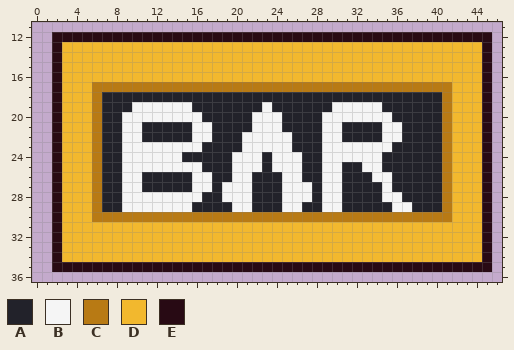
Pixel-art file, stored at 画像完成品/ルーレット_作り直し/Aseprite/symbol_bar.aseprite. That is the earlier state.
48x48 pixels, 1 frame. Shown: x 0..46, y 11..36.
Palette (. is transparent): A #22222a  B #f5f5f5  C #b87a14  D #f2b82e  E #280a14
Pixels before, first column x 2:
12 EEEEEEEEEEEEEEEEEEEEEEEEEEEEEEEEEEEEEEEEEEEE
13 EDDDDDDDDDDDDDDDDDDDDDDDDDDDDDDDDDDDDDDDDDDE
14 EDDDDDDDDDDDDDDDDDDDDDDDDDDDDDDDDDDDDDDDDDDE
15 EDDDDDDDDDDDDDDDDDDDDDDDDDDDDDDDDDDDDDDDDDDE
16 EDDDDDDDDDDDDDDDDDDDDDDDDDDDDDDDDDDDDDDDDDDE
17 EDDDCCCCCCCCCCCCCCCCCCCCCCCCCCCCCCCCCCCCDDDE
18 EDDDCAAAAAAAAAAAAAAAAAAAAAAAAAAAAAAAAAACDDDE
19 EDDDCAAABBBBBBAAAAAAABAAAAAABBBBBAAAAAACDDDE
20 EDDDCAABBBBBBBBAAAAABBBAAAABBBBBBBAAAAACDDDE
21 EDDDCAABBAAAAABBAAAABBBAAAABBAAAABBAAAACDDDE
22 EDDDCAABBAAAAABBAAABBBBBAAABBAAAABBAAAACDDDE
23 EDDDCAABBBBBBBBAAAABBBBBAAABBBBBBBAAAAACDDDE
24 EDDDCAABBBBBBAAAAABBBABBBAABBBBBBAAAAAACDDDE
25 EDDDCAABBBBBBBBAAABBBABBBAABBAABBAAAAAACDDDE
26 EDDDCAABBAAAAABBAABBAAABBAABBAAABBAAAAACDDDE
27 EDDDCAABBAAAAABBABBBAAABBBABBAAAABAAAAACDDDE
28 EDDDCAABBBBBBBBAABBBAAABBBABBAAAABBAAAACDDDE
29 EDDDCAABBBBBBBAAAABBAAABBAABBAAAAABBAAACDDDE
30 EDDDCCCCCCCCCCCCCCCCCCCCCCCCCCCCCCCCCCCCDDDE
31 EDDDDDDDDDDDDDDDDDDDDDDDDDDDDDDDDDDDDDDDDDDE
32 EDDDDDDDDDDDDDDDDDDDDDDDDDDDDDDDDDDDDDDDDDDE
33 EDDDDDDDDDDDDDDDDDDDDDDDDDDDDDDDDDDDDDDDDDDE
34 EDDDDDDDDDDDDDDDDDDDDDDDDDDDDDDDDDDDDDDDDDDE
35 EEEEEEEEEEEEEEEEEEEEEEEEEEEEEEEEEEEEEEEEEEEE
And afterwards:
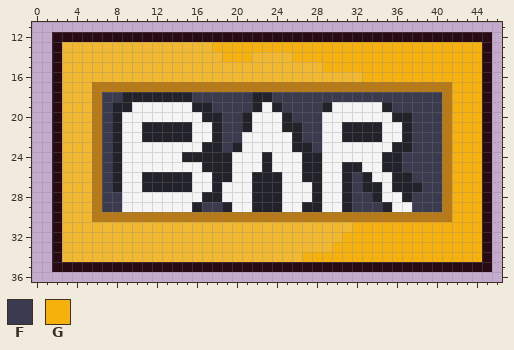
Colours new in this view: F #3b3b4f  G #f6b10c
Changes in this commit:
y 13: x 18..44 DDDDDDDDDDDDDDDDDDDDDDDDDDD -> GGGGGGGGGGGGGGGGGGGGGGGGGGG
y 14: x 19..21 DDD -> GGG; x 26..44 DDDDDDDDDDDDDDDDDDD -> GGGGGGGGGGGGGGGGGGG
y 15: x 29..44 DDDDDDDDDDDDDDDD -> GGGGGGGGGGGGGGGG
y 16: x 33..44 DDDDDDDDDDDD -> GGGGGGGGGGGG
y 17: x 42..44 DDD -> GGG
y 18: x 7..8 AA -> FF; x 16..21 AAAAAA -> FFFFFF; x 24..40 AAAAAAAAAAAAAAAAA -> FFFFFFFFFFFFFFFFF; x 42..44 DDD -> GGG
y 19: x 7 A -> F; x 18..21 AAAA -> FFFF; x 25..28 AAAA -> FFFF; x 36..40 AAAAA -> FFFFF; x 42..44 DDD -> GGG
y 20: x 7 A -> F; x 19..20 AA -> FF; x 26..28 AAA -> FFF; x 38..40 AAA -> FFF; x 42..44 DDD -> GGG
y 21..22: x 7 A -> F; x 19..20 AA -> FF; x 27..28 AA -> FF; x 38..40 AAA -> FFF; x 42..44 DDD -> GGG
y 23: x 7 A -> F; x 19 A -> F; x 28 A -> F; x 38..40 AAA -> FFF; x 42..44 DDD -> GGG
y 24..25: x 7 A -> F; x 37..40 AAAA -> FFFF; x 42..44 DDD -> GGG
y 26: x 7 A -> F; x 32 A -> F; x 38..40 AAA -> FFF; x 42..44 DDD -> GGG
y 27: x 7 A -> F; x 32 A -> F; x 39..40 AA -> FF; x 42..44 DDD -> GGG
y 28: x 7..8 AA -> FF; x 32..33 AA -> FF; x 38..40 AAA -> FFF; x 42..44 DDD -> GGG
y 29: x 7..8 AA -> FF; x 17..18 AA -> FF; x 32..34 AAA -> FFF; x 38..40 AAA -> FFF; x 42..44 DDD -> GGG
y 30: x 42..44 DDD -> GGG
y 31: x 32..44 DDDDDDDDDDDDD -> GGGGGGGGGGGGG
y 32: x 31..44 DDDDDDDDDDDDDD -> GGGGGGGGGGGGGG
y 33: x 30..44 DDDDDDDDDDDDDDD -> GGGGGGGGGGGGGGG
y 34: x 27..44 DDDDDDDDDDDDDDDDDD -> GGGGGGGGGGGGGGGGGG
Changed places in both pictures, as pixel boxes (x1, y1, x2, y2):
changed: (192, 42, 482, 262)
changed: (102, 92, 122, 212)
